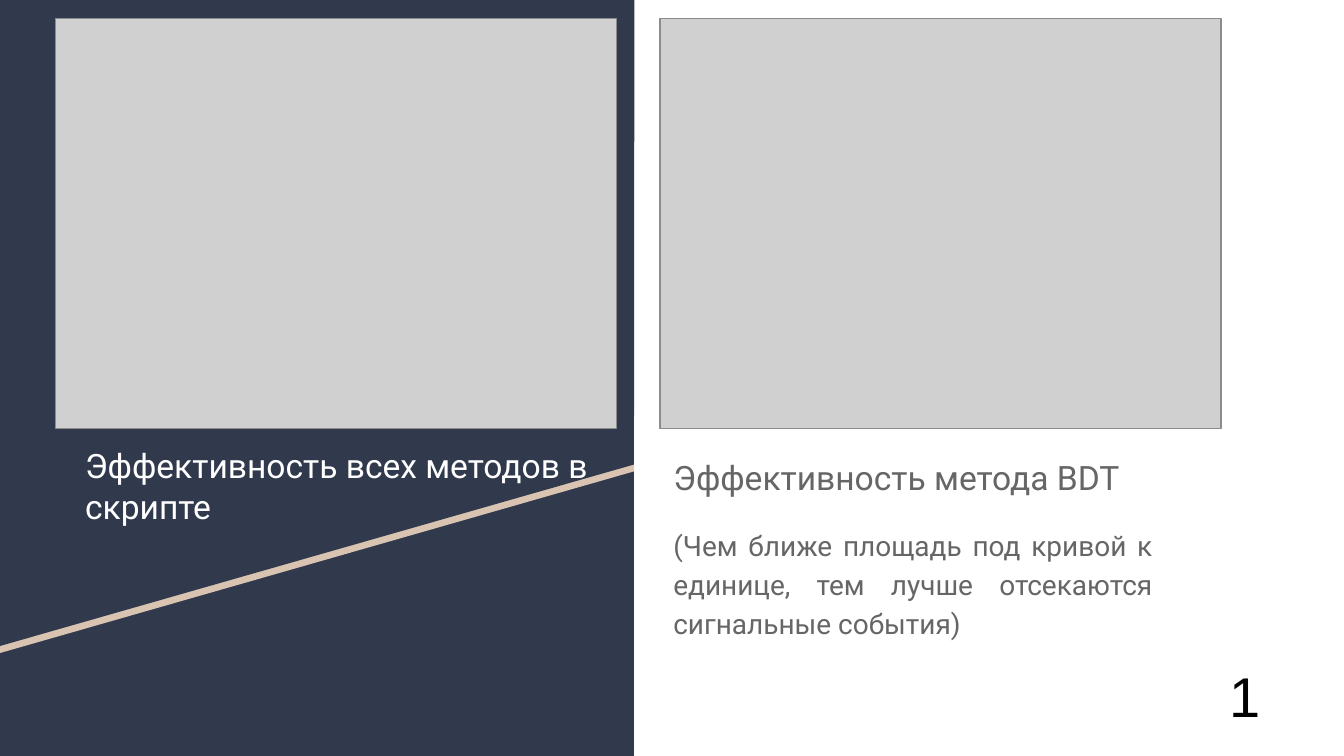
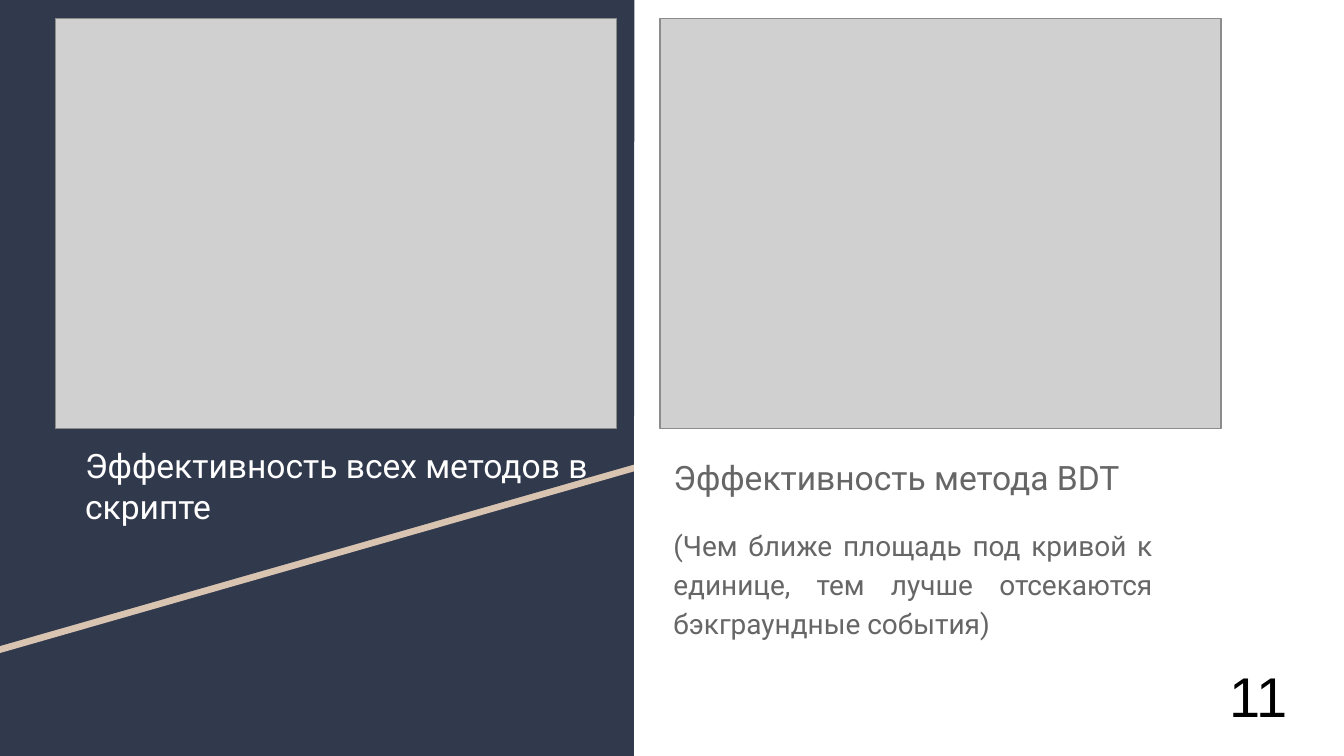
Before and after one commit to AlexanderUzunyan/TestProject, a slide deck: slide 11 of neuro/doc/TMVA.odp (slide 12 before the commit). Drawn at 1344x756 pixels with LibreOffice and Linux fonts; fonts in the diff are those of the drawing; grey boxes stand for pictures. Boxes give left, top, right and bottom in pixels: in the first picture for what was removed or moved away, otherwise in the second. Text is boxed around its words. In the diff, an @@ line names an element or a change of style, - is before the commit and + after.

```diff
--- a/neuro/doc/TMVA.odp
+++ b/neuro/doc/TMVA.odp
@@ text at bbox=[673, 534, 1152, 640]: text changed @@
-(Чем ближе площадь под кривой к единице, тем лучше отсекаются сигнальные события)
+(Чем ближе площадь под кривой к единице, тем лучше отсекаются бэкграундные события)
@@ title at bbox=[1230, 678, 1288, 717]: text changed @@
-1
+11
```
Also in this commit, not shown: 4 other slides changed, 1 slide added.
